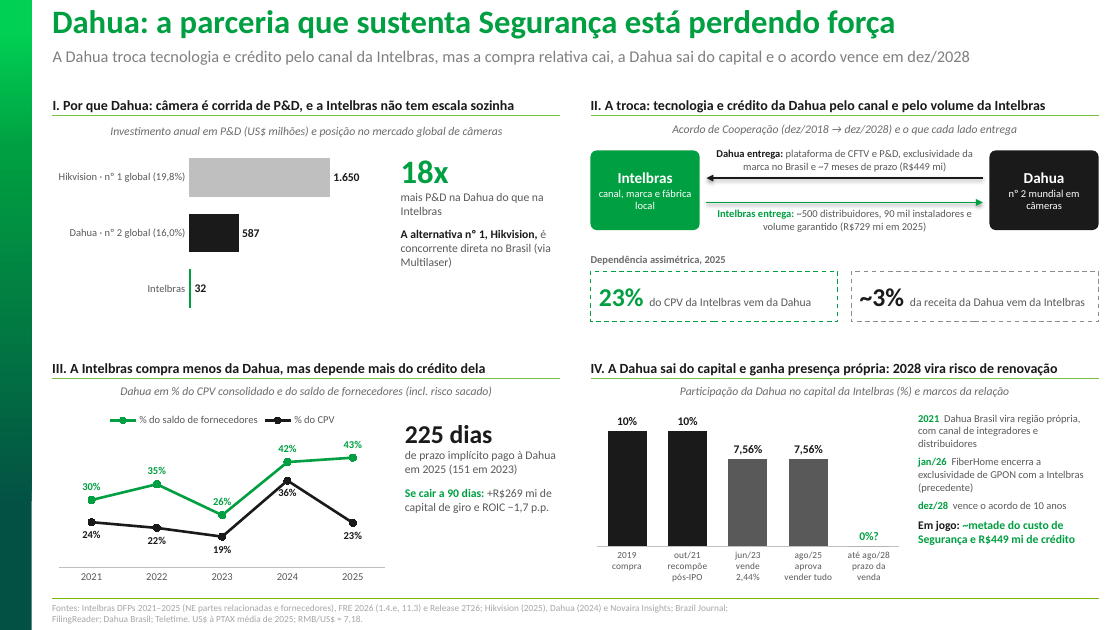
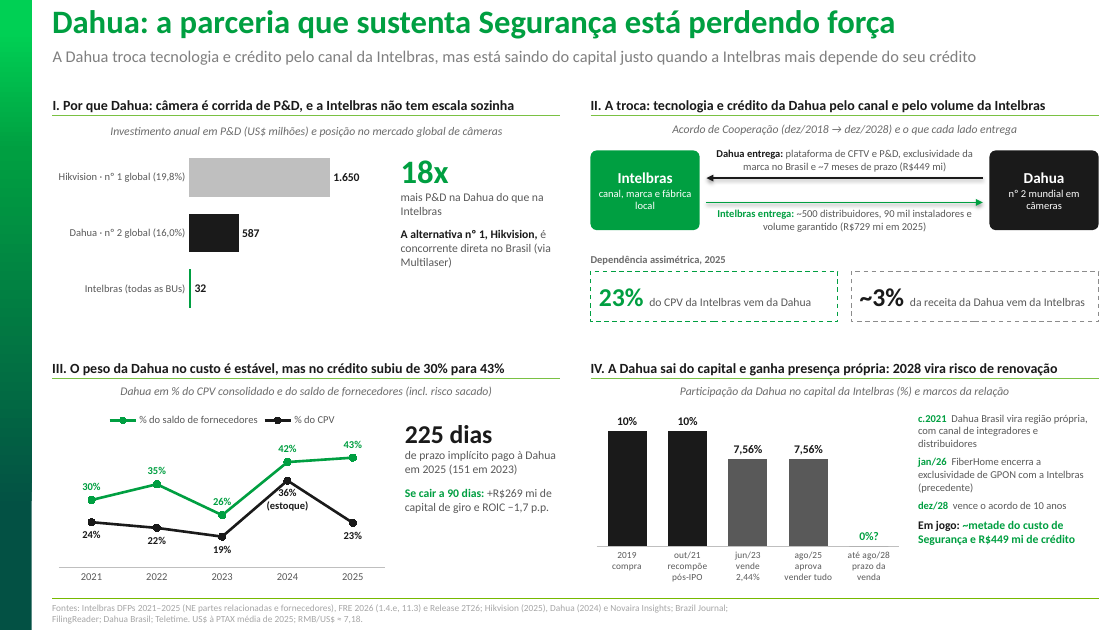
Before and after one commit to gamarques013-byte/kh-jkljl, a slide deck: slide 2 of intelbras_fornecedores_dahua.pptx. Drawn at 1120x630 pixels with LibreOffice and Linux fonts; fonts in the diff are those of the drawing; background and template pictures are left out. Boxes give left, top, right and bottom in pixels: in the first picture for what was removed or moved away, otherwise in the second. Text is boxed around its words. In the diff, an @@ line names an element or a change of style, - is before the commit and + after.

```diff
--- a/intelbras_fornecedores_dahua.pptx
+++ b/intelbras_fornecedores_dahua.pptx
@@ text at <box>53,50,976,65</box>: text changed @@
-A Dahua troca tecnologia e crédito pelo canal da Intelbras, mas a compra relativa cai, a Dahua sai do capital e o acordo vence em dez/2028
+A Dahua troca tecnologia e crédito pelo canal da Intelbras, mas está saindo do capital justo quando a Intelbras mais depende do seu crédito
@@ bar chart at <box>52,146,384,320</box> @@
-categories: Hikvision · nº 1 global (19,8%), Dahua · nº 2 global (16,0%), Intelbras
+categories: Hikvision · nº 1 global (19,8%), Dahua · nº 2 global (16,0%), Intelbras (todas as BUs)
@@ text at <box>52,363,504,376</box>: text changed @@
-III. A Intelbras compra menos da Dahua, mas depende mais do crédito dela
+III. O peso da Dahua no custo é estável, mas no crédito subiu de 30% para 43%
@@ line chart at <box>52,405,392,587</box> @@
@@ data labels of % do CPV added @@
@@ text at <box>918,415,1088,447</box>: text changed @@
-2021 Dahua Brasil vira região própria, com canal de integradores e distribuidores
+c.2021 Dahua Brasil vira região própria, com canal de integradores e distribuidores
```
Also in this commit, not shown: 1 other slide changed, 1 other file.
